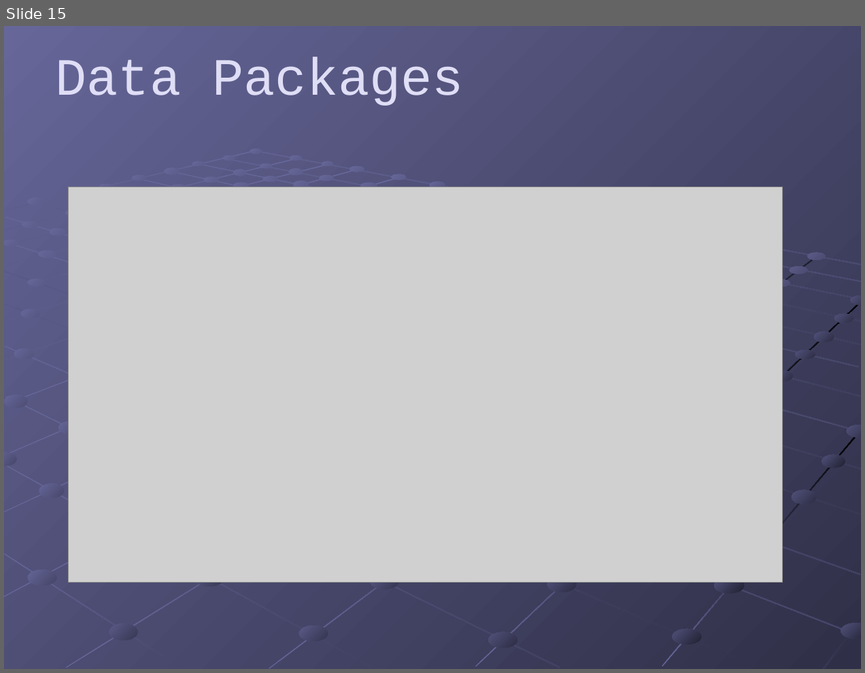
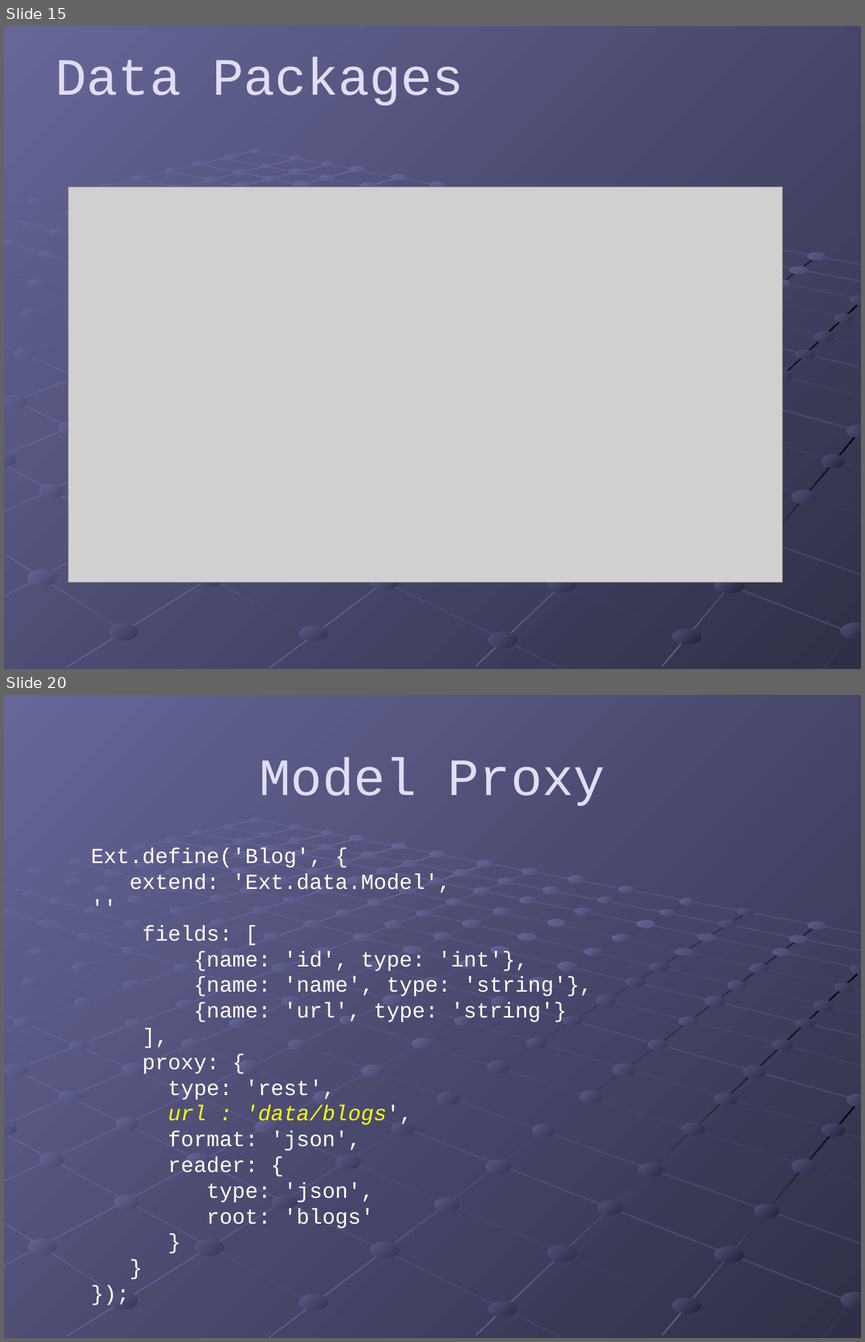
Before and after one commit to szanlin/impres-java-foundations, a slide deck: Ext Js4 Introduce.ppt. Shown one above the other, each under a label of ours: slide 15 before the commit, slides 15 and 20 after it; the slides between them are not shown. The pictures are 865x673 and 865x1342 pixels, drawn with LibreOffice and Linux fonts; fonts in the diff are those of the drawing; grey boxes stand for pictures. Boxes give left, top, right and bottom in pixels: in the first picture for what was removed or moved away, otherwise in the second. Text is boxed around its words. In the diff, an @@ line names an element or a change of style, - is before the commit and + after.

```diff
--- a/Ext Js4 Introduce.ppt
+++ b/Ext Js4 Introduce.ppt
@@ slide 20 added at <box>4,695,861,1338</box>, background gradient #666699 to #2F2F47; not listed: 89 template elements that a slide beside it also shows @@
@@ title added at <box>260,757,605,806</box>, 44 pt, text #DFDEF6 @@
+Model Proxy
@@ text added at <box>91,848,592,1228</box>, 18 pt, text #FFFFFF @@
+Ext.define('Blog', {
+extend: 'Ext.data.Model',
+''
+fields: [
+{name: 'id', type: 'int'},
+{name: 'name', type: 'string'},
+{name: 'url', type: 'string'}
+],
+proxy: {
+type: 'rest',
+url : 'data/blogs',
+format: 'json',
+reader: {
+type: 'json',
+root: 'blogs'
+}
+}
+});
@@ group added at <box>72,859,779,1218</box>: 126 ellipses @@
```
Also in this commit, not shown: 4 slides changed, 8 other slides added, 2 slides removed.
